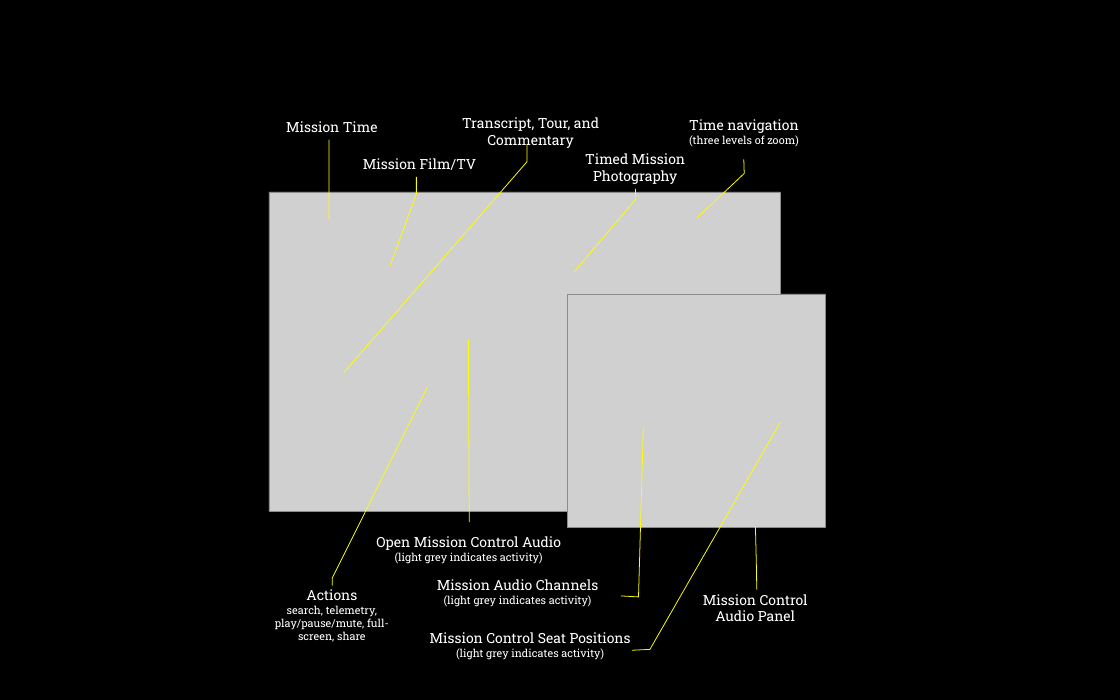
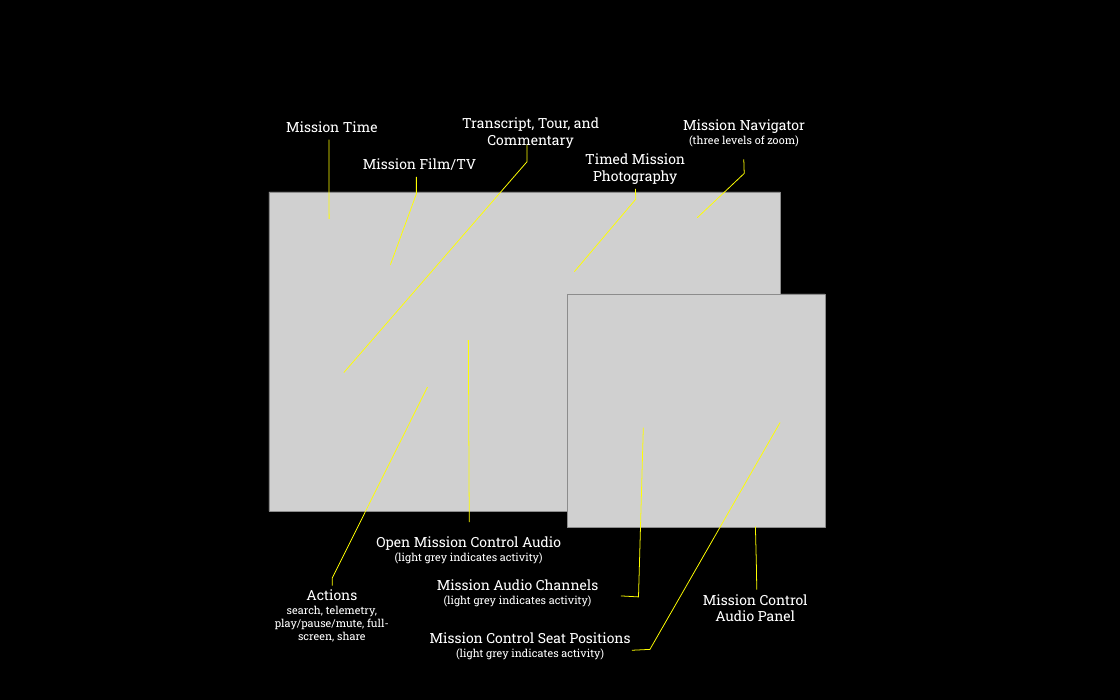
Before and after one commit to bfeist/Apollo_11, a slide deck: slide 2 of _website/assets/help.pptx. Drawn at 1120x700 pixels with LibreOffice and Linux fonts; fonts in the diff are those of the drawing; grey boxes stand for pictures. Boxes give left, top, right and bottom in pixels: in the first picture for what was removed or moved away, otherwise in the second. Text is boxed around its words. In the diff, an @@ line names an element or a change of style, - is before the commit and + after.

```diff
--- a/_website/assets/help.pptx
+++ b/_website/assets/help.pptx
@@ text in callout at box(683, 119, 805, 133): text changed @@
-Time navigation
+Mission Navigator
```
Also in this commit, not shown: 9 other files.
